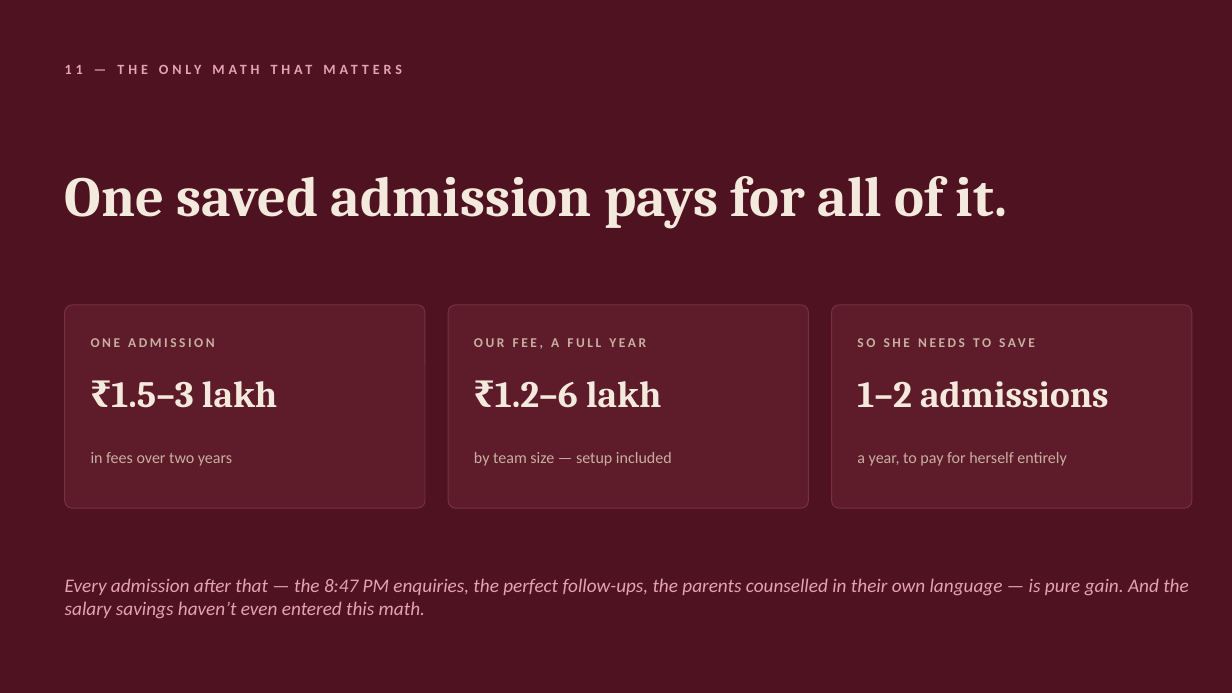
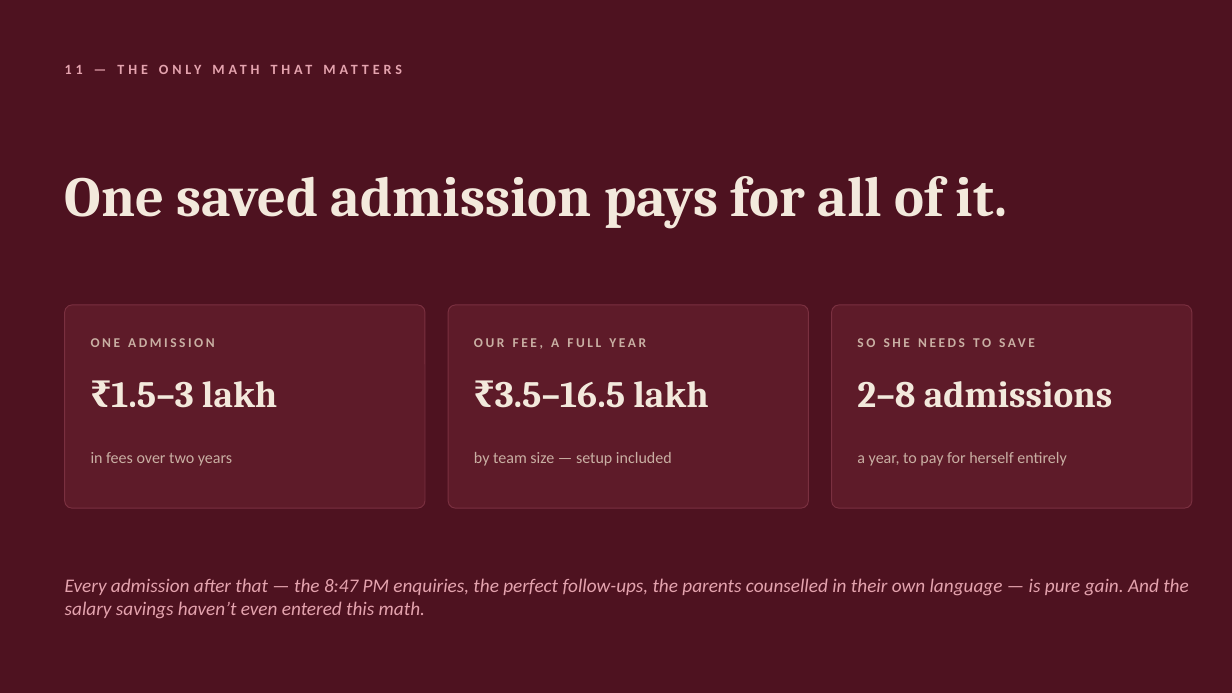
Before and after one commit to YeshwanthReddy1306/ai-agent, a slide deck: slide 12 of Admissions-AI-Pitch.pptx. Drawn at 1232x693 pixels with LibreOffice and Linux fonts; fonts in the diff are those of the drawing. Boxes give left, top, right and bottom in pixels: in the first picture for what was removed or moved away, otherwise in the second. Text is boxed around its words. In the diff, an @@ line names an element or a change of style, - is before the commit and + after.

```diff
--- a/Admissions-AI-Pitch.pptx
+++ b/Admissions-AI-Pitch.pptx
@@ text at (x1=495, y1=381, x2=708, y2=408): text changed @@
-₹1.2–6 lakh
+₹3.5–16.5 lakh
@@ text at (x1=857, y1=381, x2=1113, y2=408): text changed @@
-1–2 admissions
+2–8 admissions
```
Also in this commit, not shown: 1 other slide changed.
